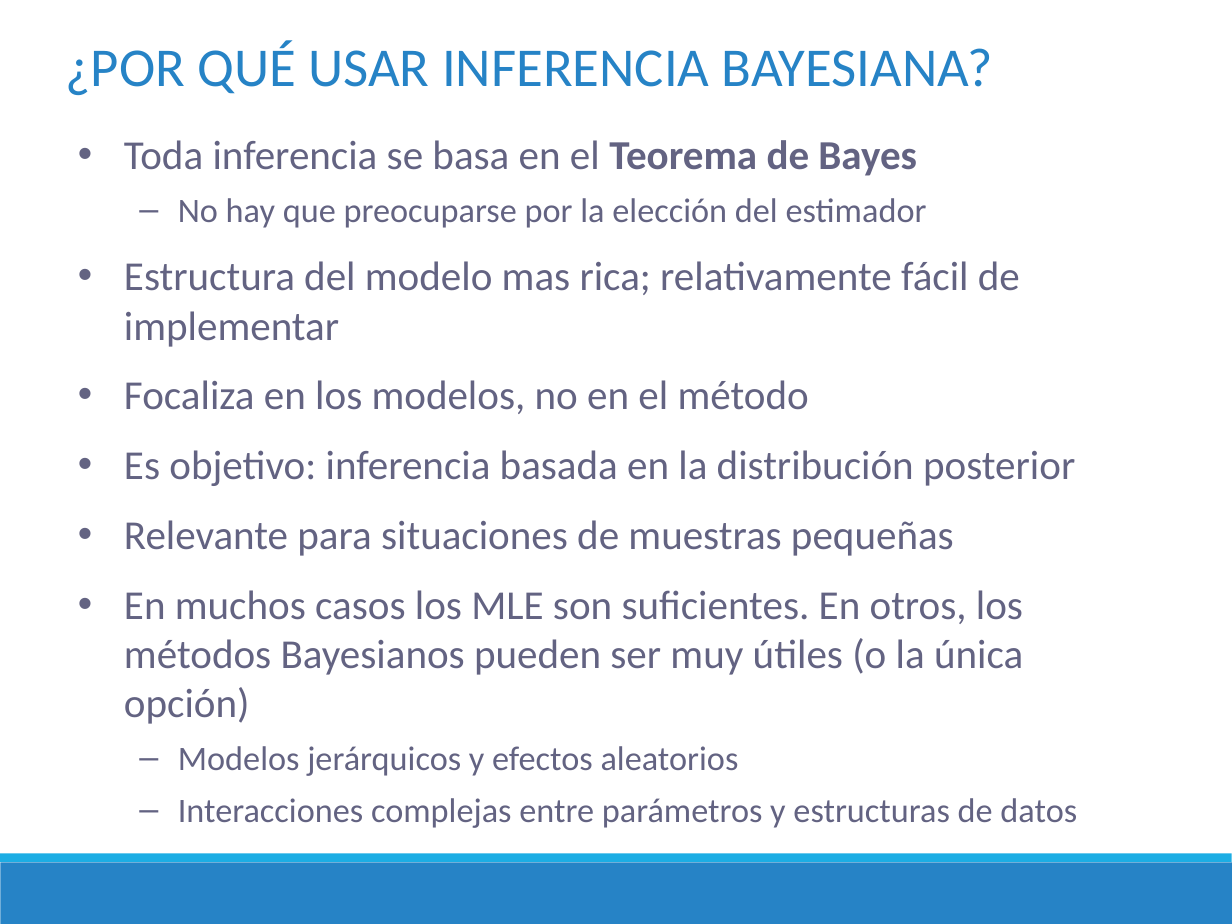
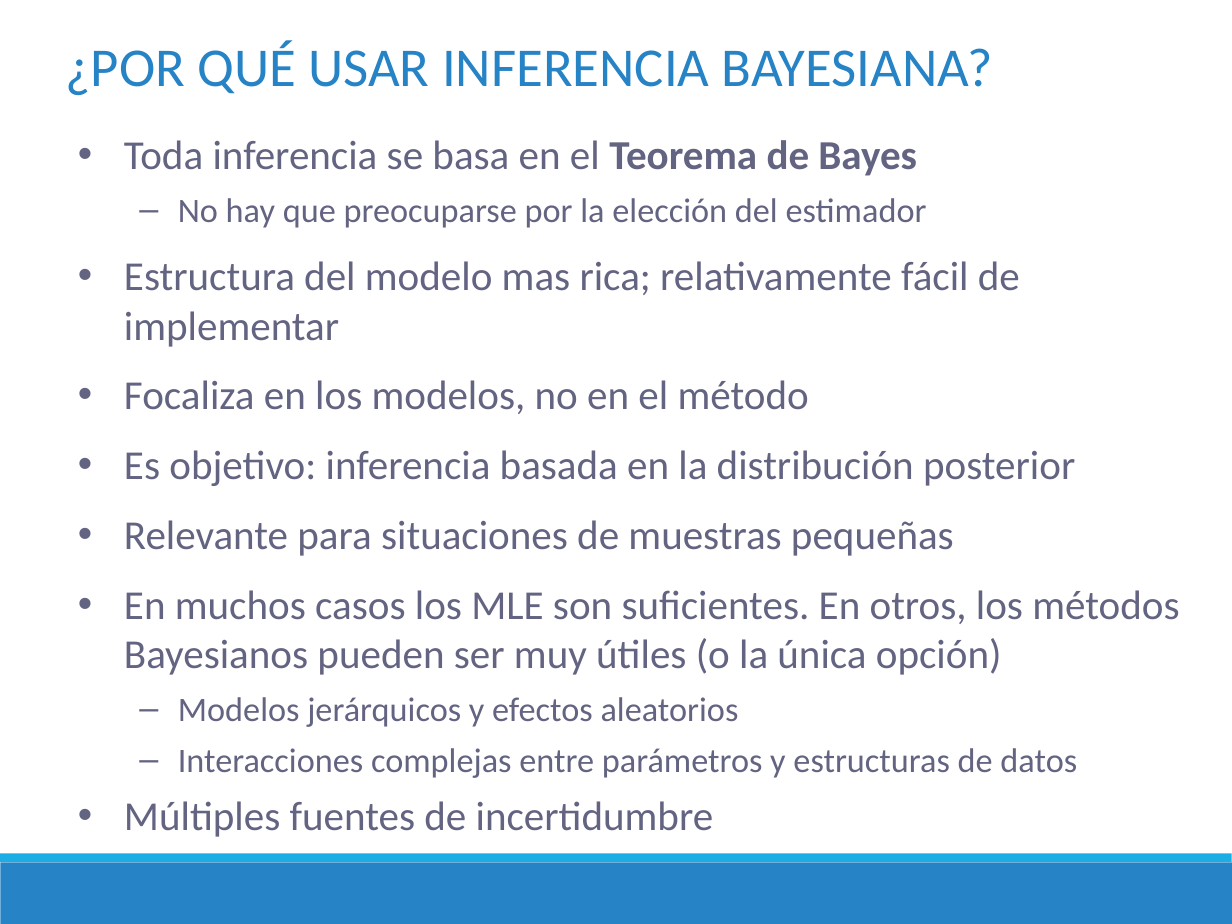
Before and after one commit to DrIgoA/Curso-Ocupacion23, a slide deck: slide 8 of ppt/Modulo 3_Ocupacion2023.pptx. Drawn at 1232x924 pixels with LibreOffice and Linux fonts; fonts in the diff are those of the drawing. Boxes give left, top, right and bottom in pixels: in the first picture for what was removed or moved away, otherwise in the second. Text is boxed around its words. In the diff, an @@ line names an element or a change of style, - is before the commit and + after.

```diff
--- a/ppt/Modulo 3_Ocupacion2023.pptx
+++ b/ppt/Modulo 3_Ocupacion2023.pptx
@@ text at (124,801,714,837): paragraph added @@
+• Múltiples fuentes de incertidumbre
```
Also in this commit, not shown: 16 other slides changed, 1 slide added, 1 slide removed, 2 other files.
